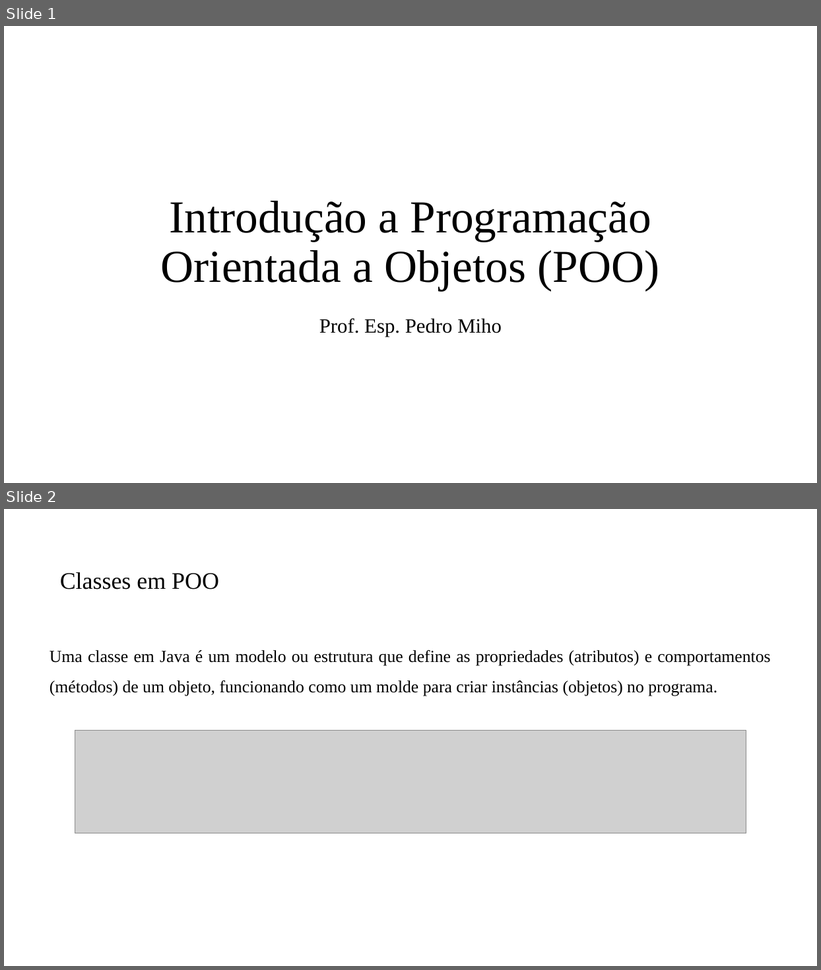
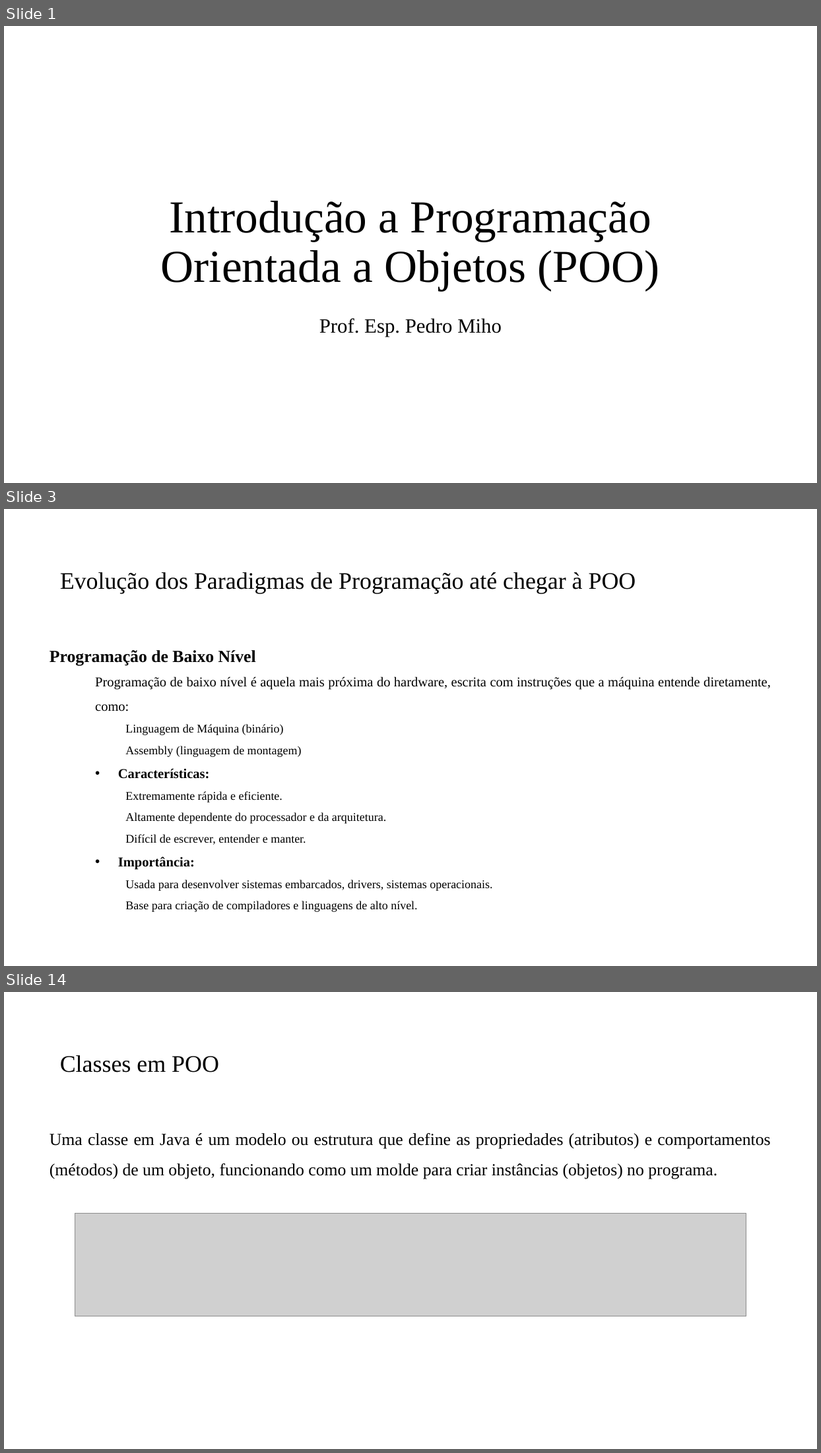
Before and after one commit to PedroMiho/UMC, a slide deck: Projetos de Software/Aula 06 - Introdução à POO/Introdução ao POO.pptx. Shown one above the other, each under a label of ours: slides 1 and 2 before the commit, slides 1, 3 and 14 after it; the slides between them are not shown. The pictures are 821x970 and 821x1453 pixels, drawn with LibreOffice and Linux fonts; fonts in the diff are those of the drawing; grey boxes stand for pictures; background and template pictures are left out. Boxes give left, top, right and bottom in pixels: in the first picture for what was removed or moved away, otherwise in the second. Text is boxed around its words. In the diff, an @@ line names an element or a change of style, - is before the commit and + after.

```diff
--- a/Projetos de Software/Aula 06 - Introdução à POO/Introdução ao POO.pptx
+++ b/Projetos de Software/Aula 06 - Introdução à POO/Introdução ao POO.pptx
@@ slide 3 added at <box>4,509,817,966</box>, background #FFFFFF @@
@@ title added at <box>60,572,636,594</box>, 28 pt, text #000000 @@
+Evolução dos Paradigmas de Programação até chegar à POO
@@ text added at <box>50,650,771,912</box>, 14 pt, text #000000 @@
+Programação de Baixo Nível
+  Programação de baixo nível é aquela mais próxima do hardware, escrita com instruções que a máquina entende diretamente, como:
+    Linguagem de Máquina (binário)
+    Assembly (linguagem de montagem)
+  • Características:
+    Extremamente rápida e eficiente.
+    Altamente dependente do processador e da arquitetura.
+    Difícil de escrever, entender e manter.
+  • Importância:
+    Usada para desenvolver sistemas embarcados, drivers, sistemas operacionais.
+    Base para criação de compiladores e linguagens de alto nível.
@@ what was slide 2 is now slide 14 @@
```
Also in this commit, not shown: 1 slide changed, 11 other slides added, 13 other files.
